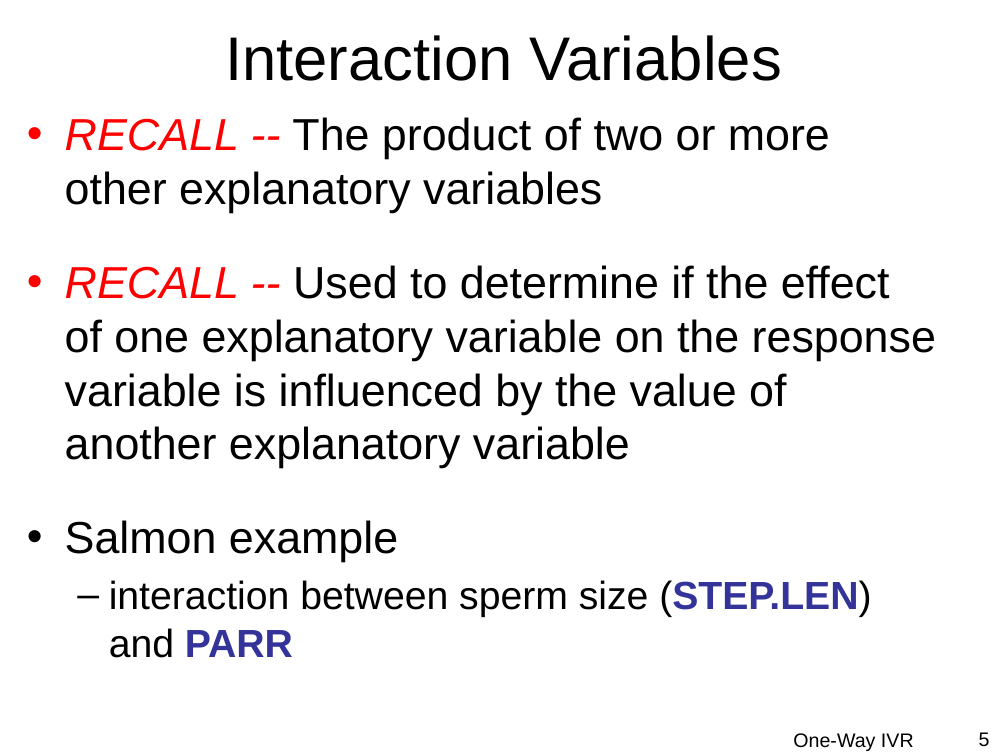
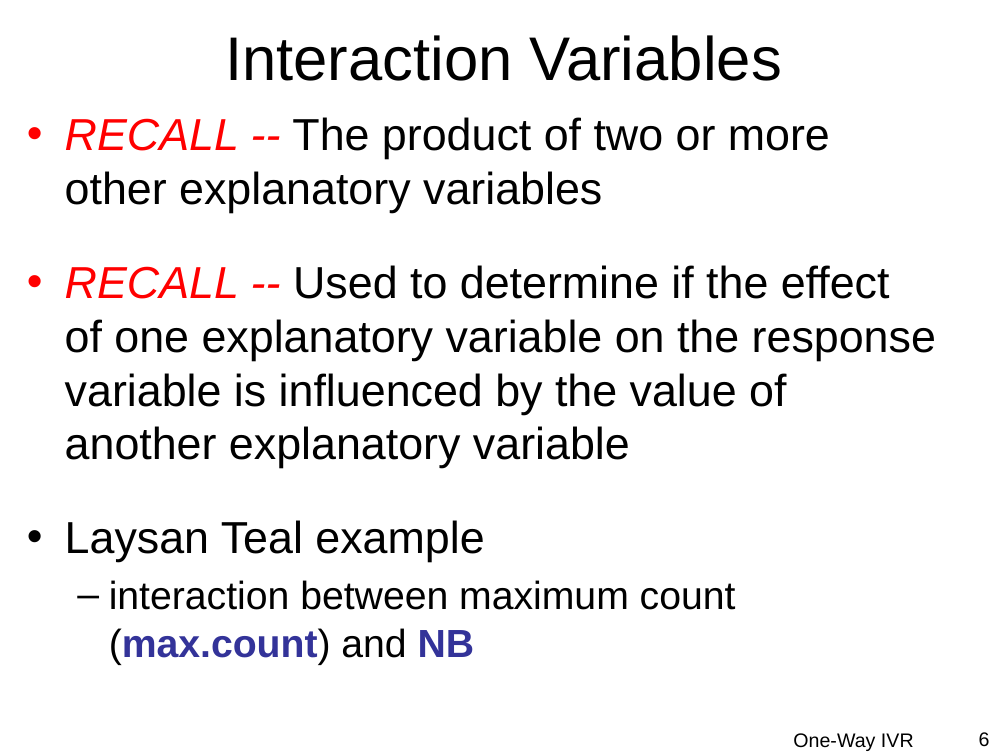
Before and after one commit to droglenc/NCMTH207, a slide deck: slide 6 of modules/IVRegression/PPT.pptx (slide 5 before the commit). Drawn at 1008x756 pixels with LibreOffice and Linux fonts; fonts in the diff are those of the drawing; background and template pictures are left out. Boxes give left, top, right and bottom in pixels: in the first picture for what was removed or moved away, otherwise in the second. Text is boxed around its words. In the diff, an @@ line names an element or a change of style, - is before the commit and + after.

```diff
--- a/modules/IVRegression/PPT.pptx
+++ b/modules/IVRegression/PPT.pptx
@@ text at [65, 520, 736, 665]: text changed @@
-• Salmon example
-  – interaction between sperm size (STEP.LEN) and PARR
+• Laysan Teal example
+  – interaction between maximum count (max.count) and NB
@@ page number at [979, 732, 990, 747]: text changed @@
-5
+6
```
Also in this commit, not shown: 11 other slides changed, 24 other files.
